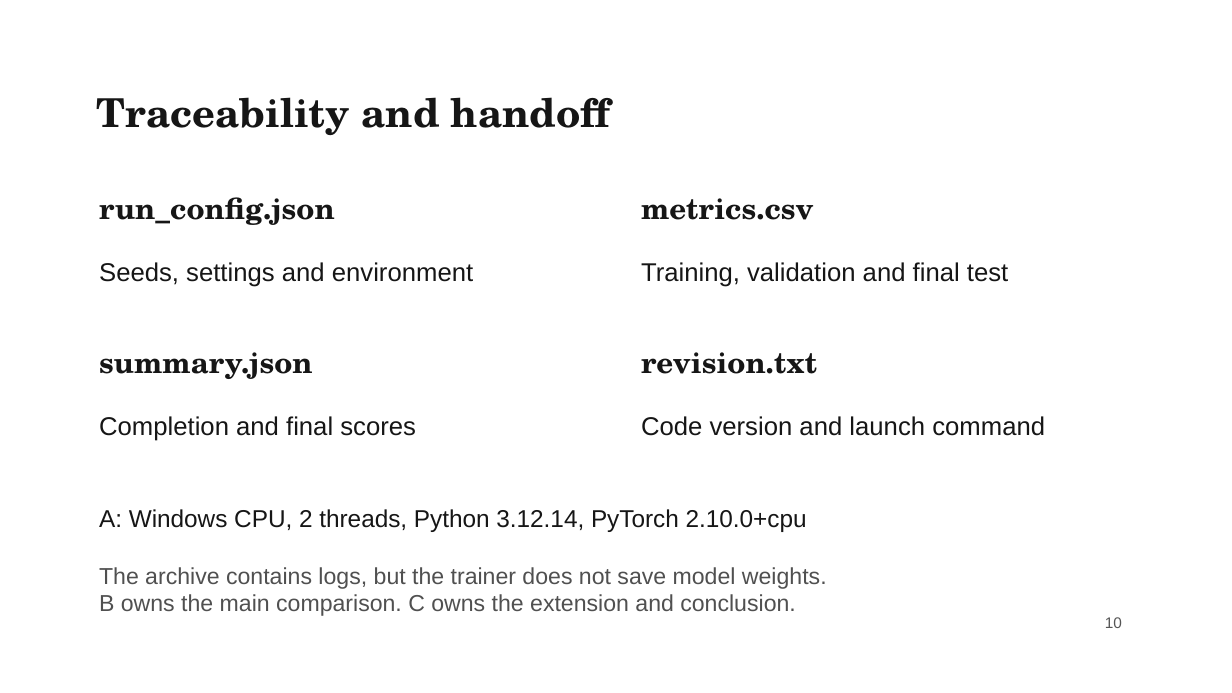
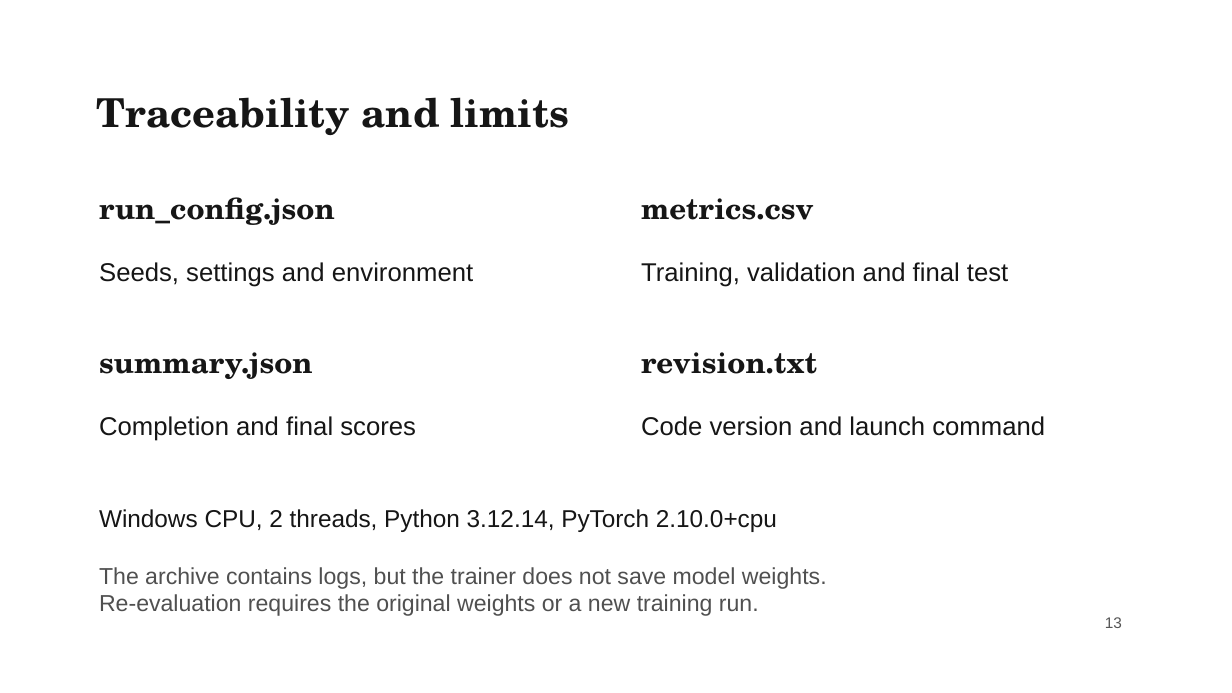
Before and after one commit to liuyanze910-svg/miae01-resnet-replication, a slide deck: slide 13 of docs/slides/week4_a_background_methods.pptx (slide 10 before the commit). Drawn at 1232x693 pixels with LibreOffice and Linux fonts; fonts in the diff are those of the drawing; background and template pictures are left out. Boxes give left, top, right and bottom in pixels: in the first picture for what was removed or moved away, otherwise in the second. Text is boxed around its words. In the diff, an @@ line names an element or a change of style, - is before the commit and + after.

```diff
--- a/docs/slides/week4_a_background_methods.pptx
+++ b/docs/slides/week4_a_background_methods.pptx
@@ text at (x1=96, y1=97, x2=569, y2=135): text changed @@
-Traceability and handoff
+Traceability and limits
@@ text at (x1=99, y1=509, x2=777, y2=532): text changed @@
-A: Windows CPU, 2 threads, Python 3.12.14, PyTorch 2.10.0+cpu
+Windows CPU, 2 threads, Python 3.12.14, PyTorch 2.10.0+cpu
@@ text at (x1=99, y1=594, x2=759, y2=616): text changed @@
-B owns the main comparison. C owns the extension and conclusion.
+Re-evaluation requires the original weights or a new training run.
@@ text at (x1=1105, y1=617, x2=1122, y2=628): text changed @@
-10
+13
```
Also in this commit, not shown: 7 other slides changed, 3 slides added, 4 other files.
